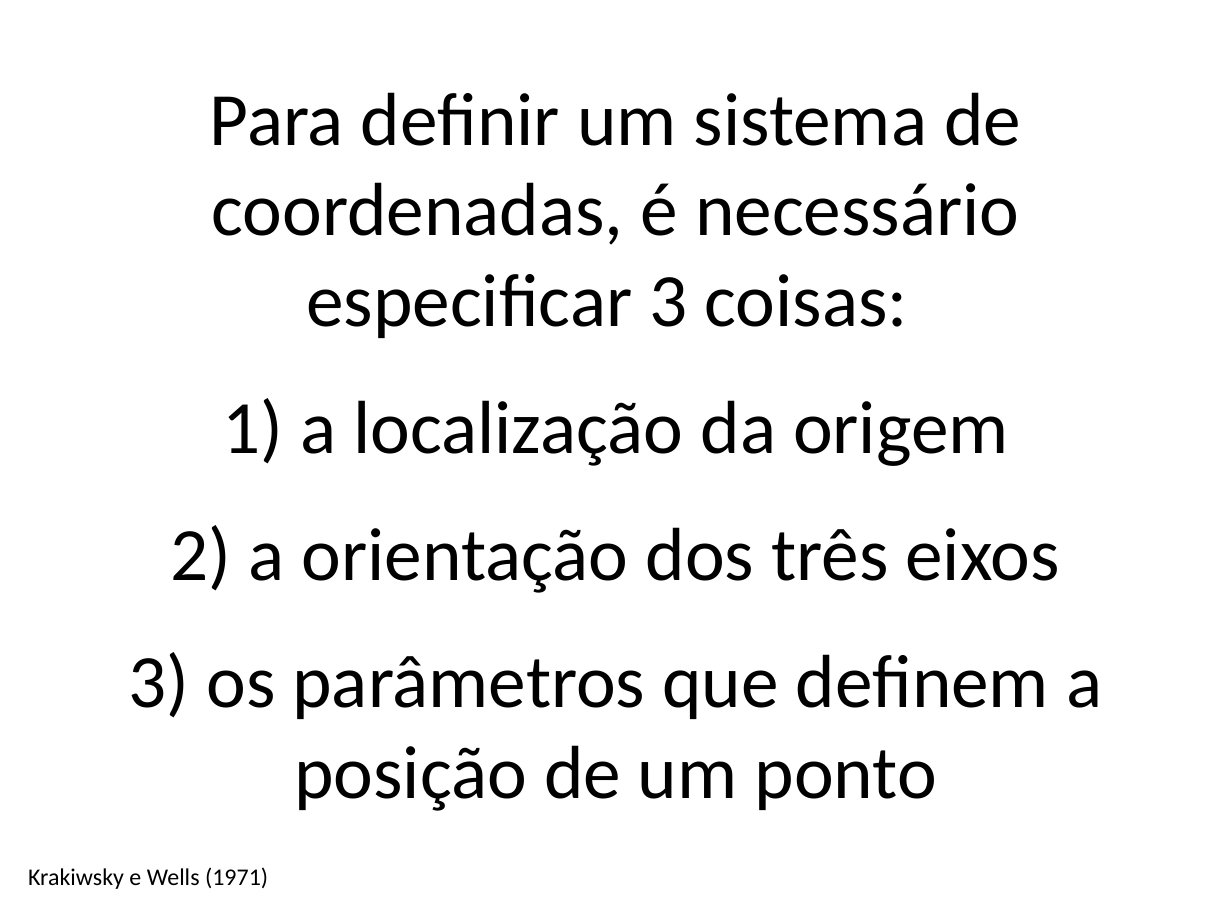
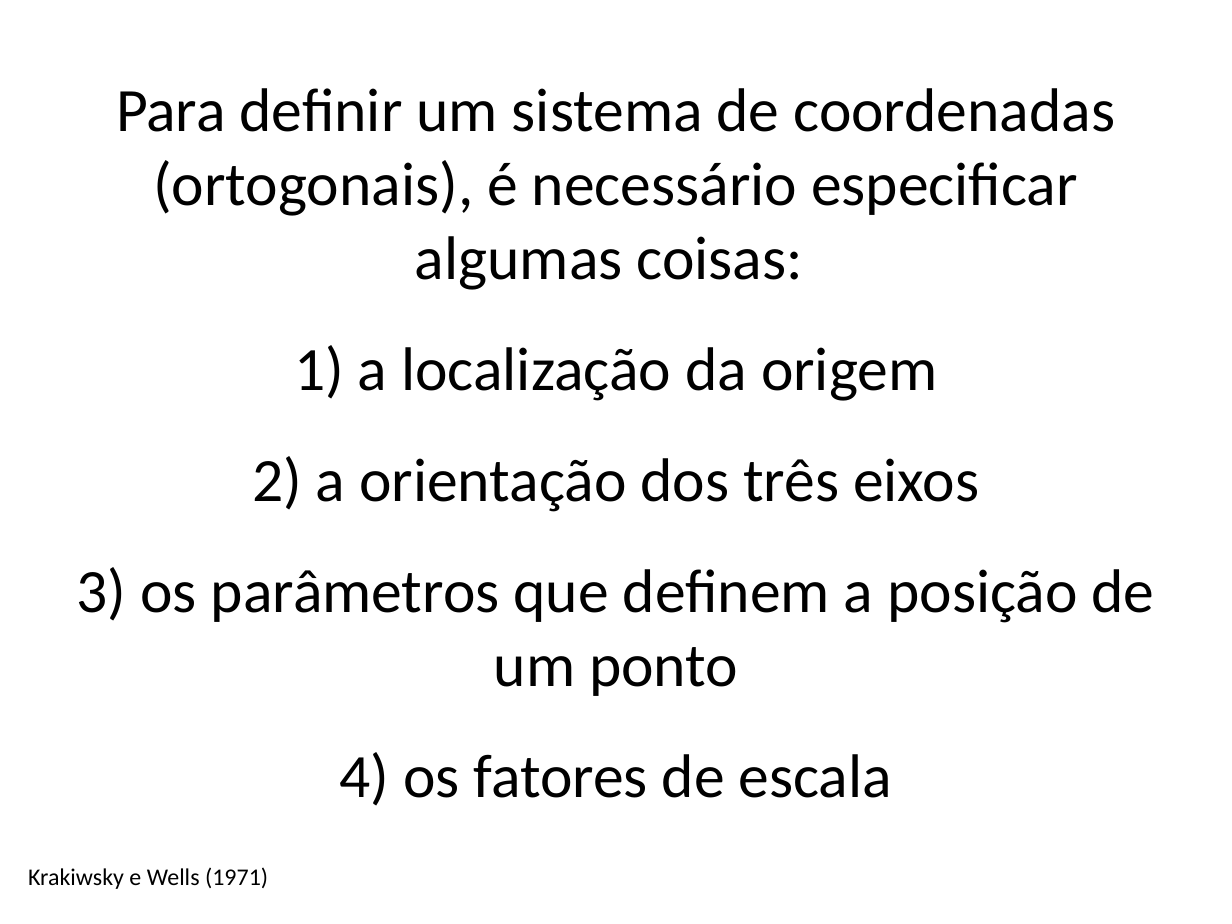
Before and after one commit to birocoles/Disciplina-metodos-potenciais, a slide deck: slide 4 of Topics/Sistemas_coordenadas_A.odp. Drawn at 1232x924 pixels with LibreOffice and Linux fonts; fonts in the diff are those of the drawing. Boxes give left, top, right and bottom in pixels: in the first picture for what was removed or moved away, otherwise in the second. Text is boxed around its words. In the diff, an @@ line names an element or a change of style, - is before the commit and + after.

Commit message:
small changes in Sistemas_coordenadas

```diff
--- a/Topics/Sistemas_coordenadas_A.odp
+++ b/Topics/Sistemas_coordenadas_A.odp
@@ text at (116,88,1115,290): text changed; size 44 to 36 pt @@
-Para definir um sistema de coordenadas, é necessário especificar 3 coisas:
+Para definir um sistema de coordenadas (ortogonais), é necessário especificar algumas coisas:
@@ text at (77,345,1155,696): size 44 to 36 pt in "1) a localização da origem", "2) a orientação dos três eixos", "3) os parâmetros que definem a posição ..." @@
@@ text at (339,752,892,806): paragraph added @@
+4) os fatores de escala
```
Also in this commit, not shown: 2 other slides changed, 1 slide added, 1 other file.
